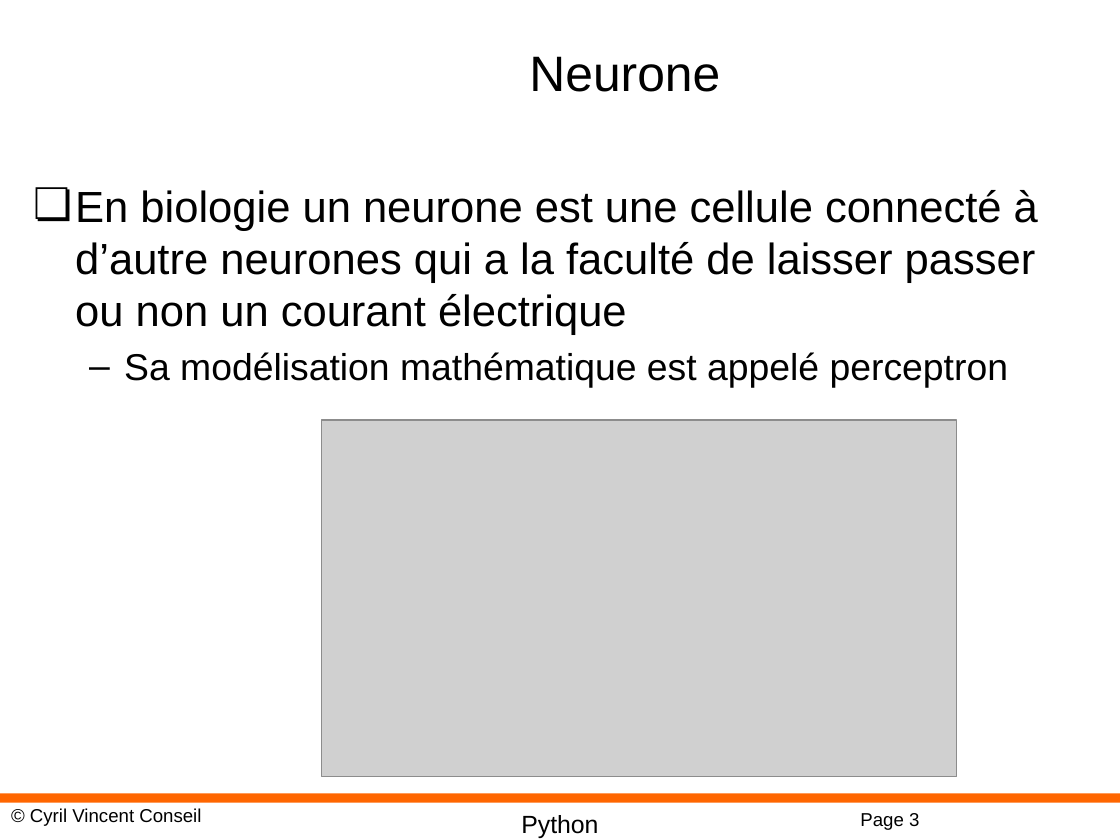
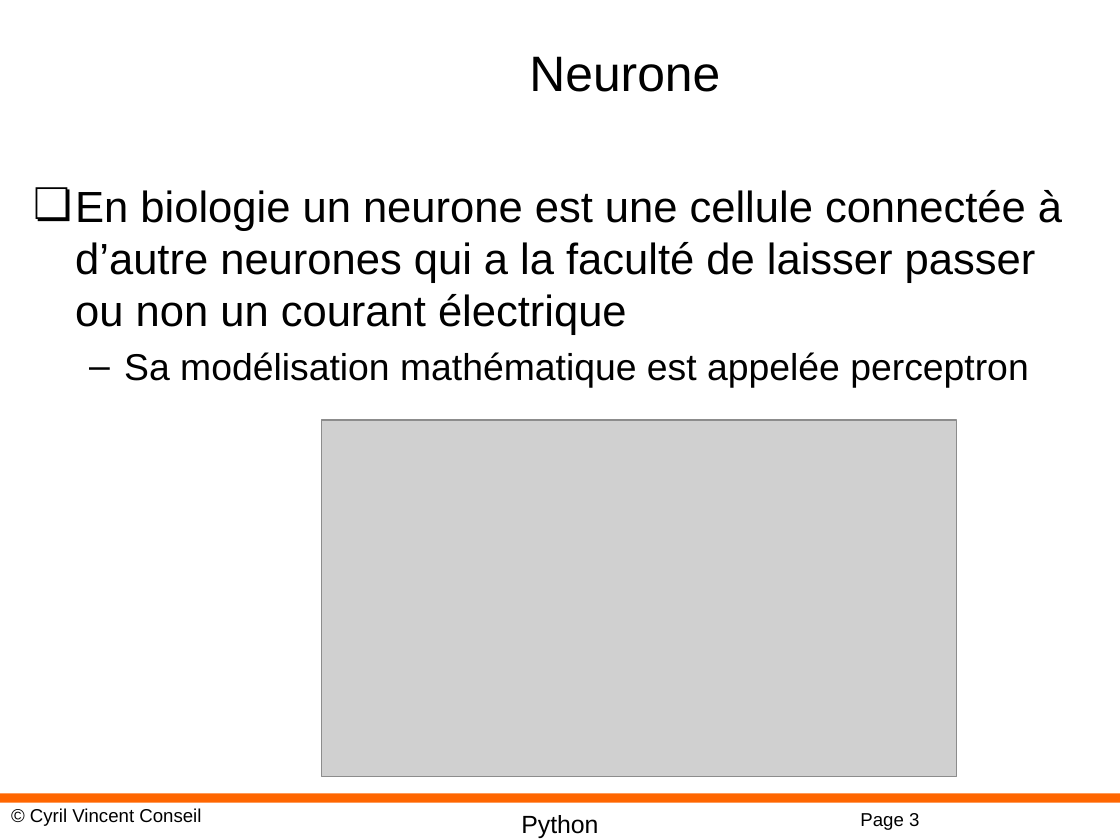
Before and after one commit to cyrilvincent/ML, a slide deck: slide 3 of PPT/MachineLearning18-NeuralNetwork.pptx. Drawn at 1120x840 pixels with LibreOffice and Linux fonts; fonts in the diff are those of the drawing; grey boxes stand for pictures; background and template pictures are left out. Boxes give left, top, right and bottom in pixels: in the first picture for what was removed or moved away, otherwise in the second. Text is boxed around its words. In the diff, an @@ line names an element or a change of style, - is before the commit and + after.

```diff
--- a/PPT/MachineLearning18-NeuralNetwork.pptx
+++ b/PPT/MachineLearning18-NeuralNetwork.pptx
@@ text at (x1=75, y1=190, x2=1062, y2=388): text changed @@
-❏ En biologie un neurone est une cellule connecté à d’autre neurones qui a la faculté de laisser passer ou non un courant électrique
-  – Sa modélisation mathématique est appelé perceptron
+❏ En biologie un neurone est une cellule connectée à d’autre neurones qui a la faculté de laisser passer ou non un courant électrique
+  – Sa modélisation mathématique est appelée perceptron
```
Also in this commit, not shown: 1 other slide changed, 1 other file.
